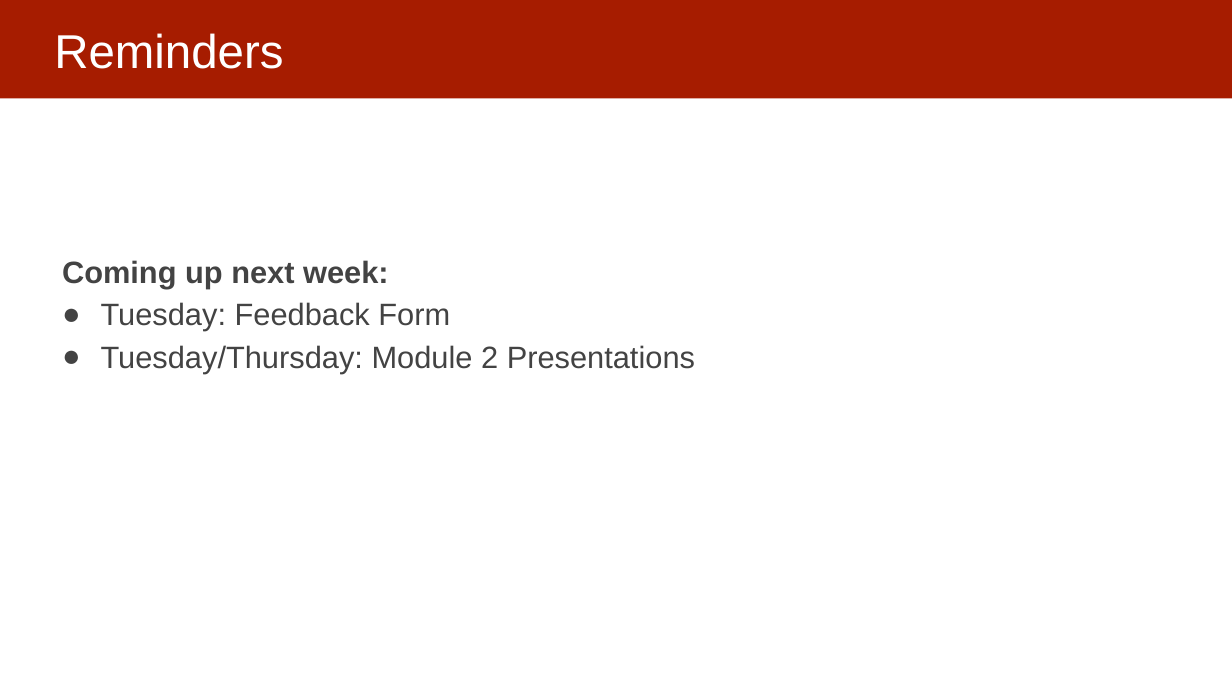
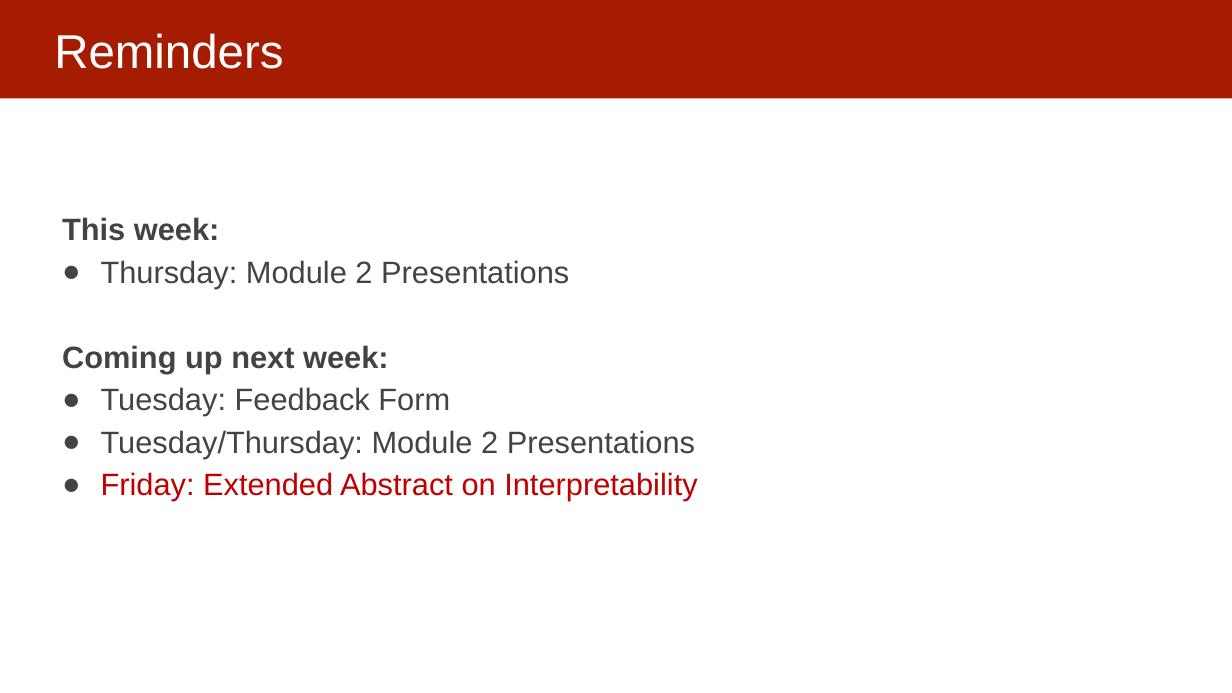
Before and after one commit to dssg/MLinPractice, a slide deck: slide 14 of Lectures/Lecture13-InterpretabilityOverview.pptx. Drawn at 1232x693 pixels with LibreOffice and Linux fonts; fonts in the diff are those of the drawing. Boxes give left, top, right and bottom in pixels: in the first picture for what was removed or moved away, otherwise in the second. Text is boxed around its words. In the diff, an @@ line names an element or a change of style, - is before the commit and + after.

Commit message:
interpretability slide updates

```diff
--- a/Lectures/Lecture13-InterpretabilityOverview.pptx
+++ b/Lectures/Lecture13-InterpretabilityOverview.pptx
@@ text at [62, 217, 569, 288]: paragraphs added @@
+This week:
+● Thursday: Module 2 Presentations
@@ text at [101, 472, 697, 501]: paragraph added @@
+● Friday: Extended Abstract on Interpretability
```
Also in this commit, not shown: 2 other slides changed, 1 other file.
